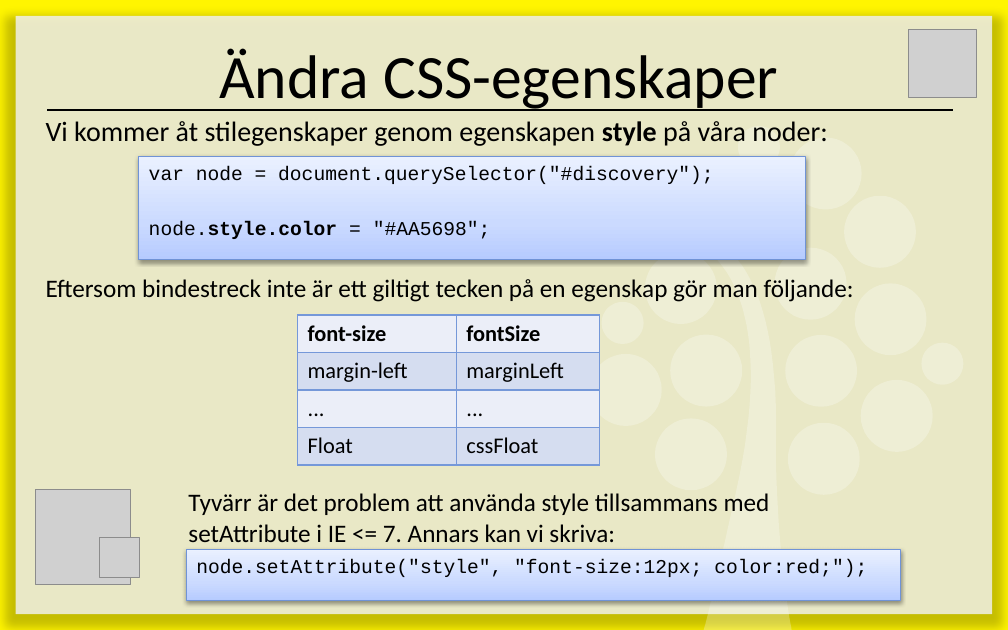
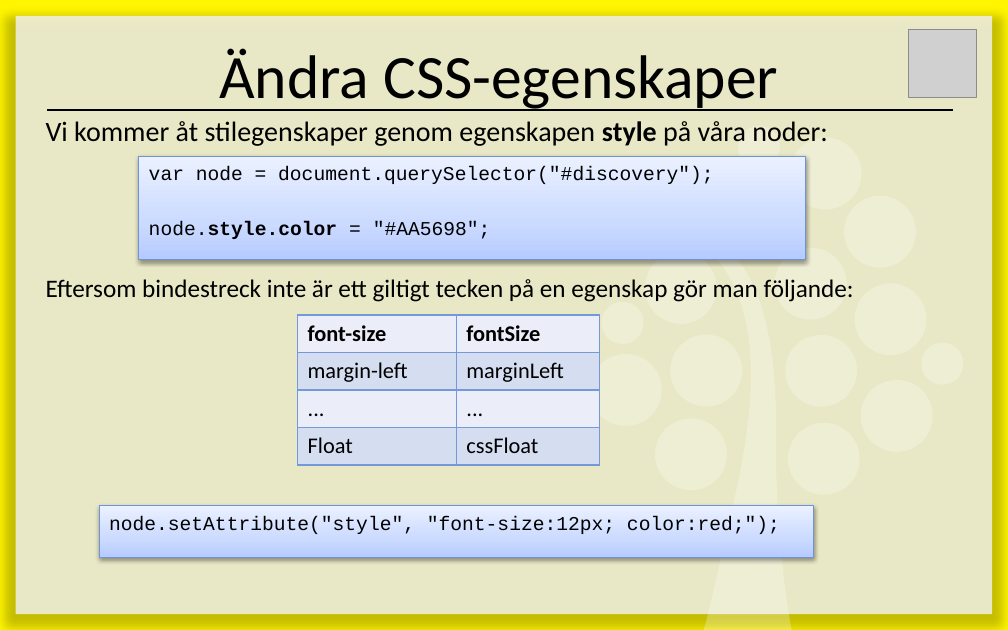
Before and after one commit to Leitet/Kursmaterial-JavaScript, a slide deck: slide 3 of lectures/E07-Greased-Lightning/E07 - Greased Lightning.pptx. Drawn at 1008x630 pixels with LibreOffice and Linux fonts; fonts in the diff are those of the drawing; grey boxes stand for pictures. Boxes give left, top, right and bottom in pixels: in the first picture for what was removed or moved away, otherwise in the second. Text is boxed around its words. In the diff, an @@ line names an element or a change of style, - is before the commit and + after.

```diff
--- a/lectures/E07-Greased-Lightning/E07 - Greased Lightning.pptx
+++ b/lectures/E07-Greased-Lightning/E07 - Greased Lightning.pptx
@@ picture removed at <box>35,490,130,585</box> @@
@@ rectangle "node.setAttribute("style", "font-size:12px; color:red;");": place and size @@
-rectangle "node.setAttribute("style", "font-size:12px; color:red;");" at <box>186,549,901,601</box>
+rectangle "node.setAttribute("style", "font-size:12px; color:red;");" at <box>99,505,813,556</box>
@@ text removed at <box>188,493,770,542</box> @@
-Tyvärr är det problem att använda style tillsammans med setAttribute i IE <= 7. Annars kan vi skriva:
@@ picture removed at <box>99,537,139,578</box> @@
```
Also in this commit, not shown: 3 other slides changed.
